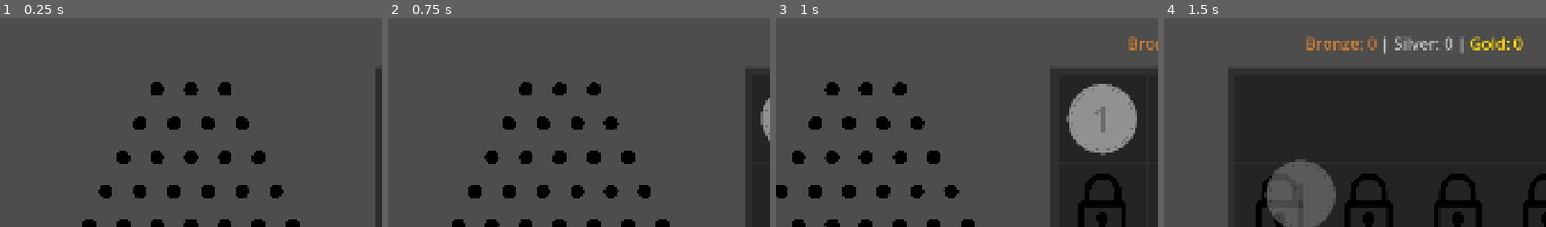
Above: before the commit, frames 1-4 (left to right).
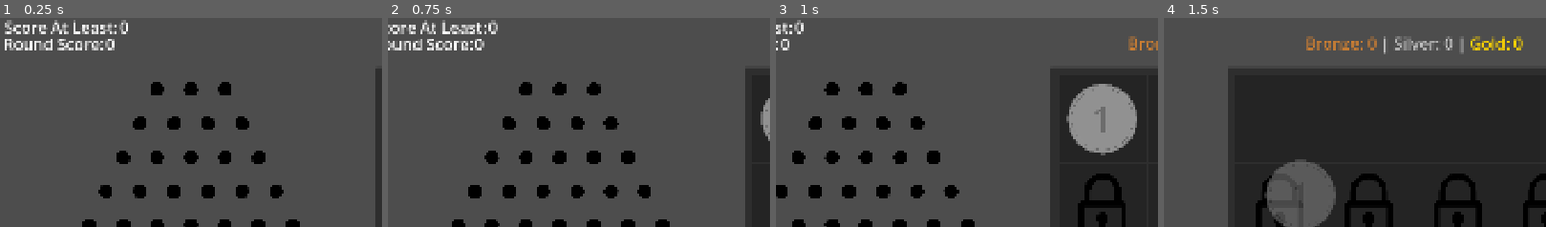
Above: after the commit, the same moments.

Repository: LicasBenjamin/PlinkoMerge
Game: Godot game, scene res://Scenes/main_scene.tscn
The game is run twice, just before and just after one commit, with the same random seed, the same clock (stepped at 60 frames per second) and the same inputs. The engine's default icon, where the game draws it, is replaced by a stand-in: a white triangle on a blue panel in a dark square.
Inputs (mouse positions are % of the whole screen's width and height, from its top left):
- Up to frame 1 (0.25 s): no input
- Up to frame 2 (0.75 s): click "Shop" at 0.5 s
- Up to frame 3 (1 s): no input
- Up to frame 4 (1.5 s): drag from (28, 24) to (2, 79) at 1.27 s
The pictures show only the part of the screen within x 0-50%, y 0-50%; the shares and areas given below are measured in that part.

The runs differ from the first frame. In frame 1, 1.8% of the frame differs, in the area x 1-34%, y 0-16%; in frame 2, 1.6%; in frame 3, 0.4%; in frame 4, nothing differs.

Commit message:
Added a ui for battle system
added a ui scene for battle but dont remember too well what else.

Diff:
--- /dev/null
+++ b/Scenes/battle_ui.tscn
@@ -0,0 +1,43 @@
+[gd_scene format=3 uid="uid://cmy62caf0o2me"]
+
+[node name="BattleUI" type="Control" unique_id=160897601]
+layout_mode = 3
+anchors_preset = 15
+anchor_right = 1.0
+anchor_bottom = 1.0
+grow_horizontal = 2
+grow_vertical = 2
+
+[node name="BeatScoreLabel" type="RichTextLabel" parent="." unique_id=167369445]
+layout_mode = 0
+offset_left = 11.0
+offset_right = 324.0
+offset_bottom = 67.0
+theme_override_font_sizes/normal_font_size = 40
+text = "Score At Least:"
+
+[node name="BeatScore" type="RichTextLabel" parent="." unique_id=737214109]
+layout_mode = 0
+offset_left = 300.0
+offset_right = 613.0
+offset_bottom = 67.0
+theme_override_font_sizes/normal_font_size = 40
+text = "0"
+
+[node name="CurrentScoreLabel" type="RichTextLabel" parent="." unique_id=680934058]
+layout_mode = 0
+offset_left = 8.0
+offset_top = 42.0
+offset_right = 321.0
+offset_bottom = 109.0
+theme_override_font_sizes/normal_font_size = 40
+text = "Round Score:"
+
+[node name="CurrentScore" type="RichTextLabel" parent="." unique_id=1538642675]
+layout_mode = 0
+offset_left = 265.0
+offset_top = 42.0
+offset_right = 578.0
+offset_bottom = 109.0
+theme_override_font_sizes/normal_font_size = 40
+text = "0"
--- a/Scenes/main_scene.tscn
+++ b/Scenes/main_scene.tscn
@@ -13,6 +13,7 @@
 [ext_resource type="Resource" uid="uid://bwexl6mv4q0d8" path="res://Resources/Upgrades/unlock_inventory_slot.tres" id="7_huasi"]
 [ext_resource type="Resource" uid="uid://ceb813jhl4e2p" path="res://Resources/Upgrades/purchase_coin.tres" id="9_mai8y"]
 [ext_resource type="Resource" uid="uid://cltdhkjx6xuvd" path="res://Resources/Upgrades/SilverCoinUpgrades/silver_upgrade_1.tres" id="12_ioaeq"]
+[ext_resource type="PackedScene" uid="uid://cmy62caf0o2me" path="res://Scenes/battle_ui.tscn" id="13_7ewk0"]
 
 [sub_resource type="Animation" id="Animation_6ev3c"]
 length = 0.001
@@ -183,6 +184,9 @@
 upgrade_manager = NodePath("../../../../..")
 inventory = NodePath("../../../../../Inventory")
 
+[node name="BattleUI" parent="UI" unique_id=160897601 instance=ExtResource("13_7ewk0")]
+layout_mode = 1
+
 [node name="Inventory" parent="." unique_id=1166893834 instance=ExtResource("4_x6ack")]
 anchors_preset = 0
 anchor_left = 0.0
--- a/project.godot
+++ b/project.godot
@@ -7,6 +7,10 @@
 ;   param=value ; assign values to parameters
 
 config_version=5
+
+[animation]
+
+compatibility/default_parent_skeleton_in_mesh_instance_3d=true
 
 [application]
 
